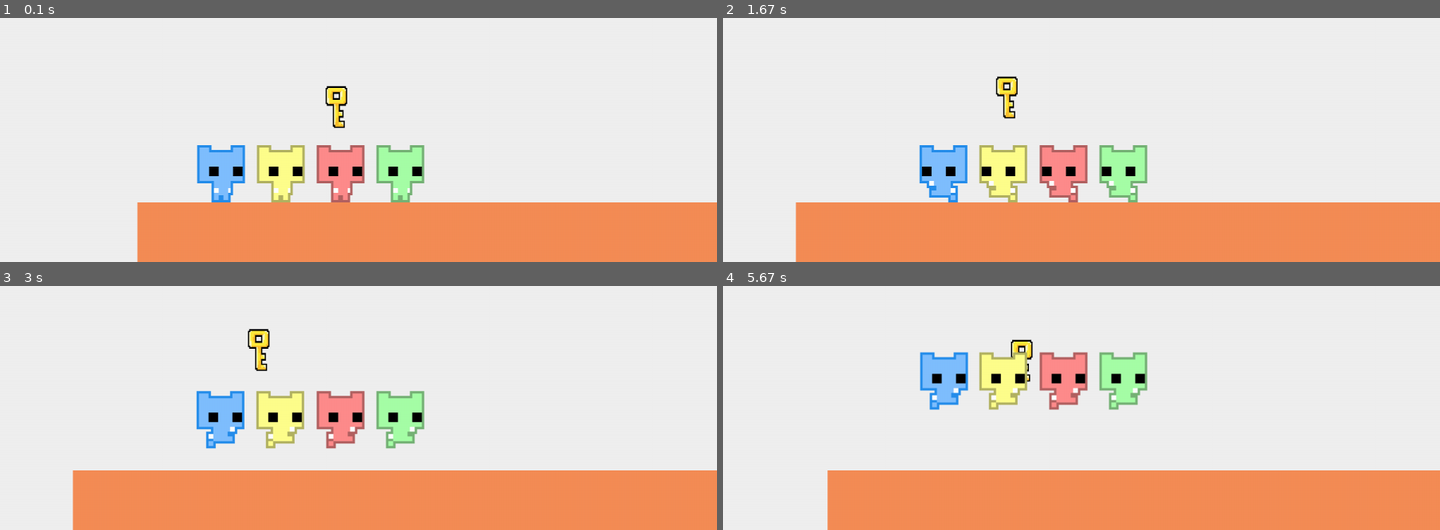
Above: before the commit, frames 1-4 (two rows, left to right).
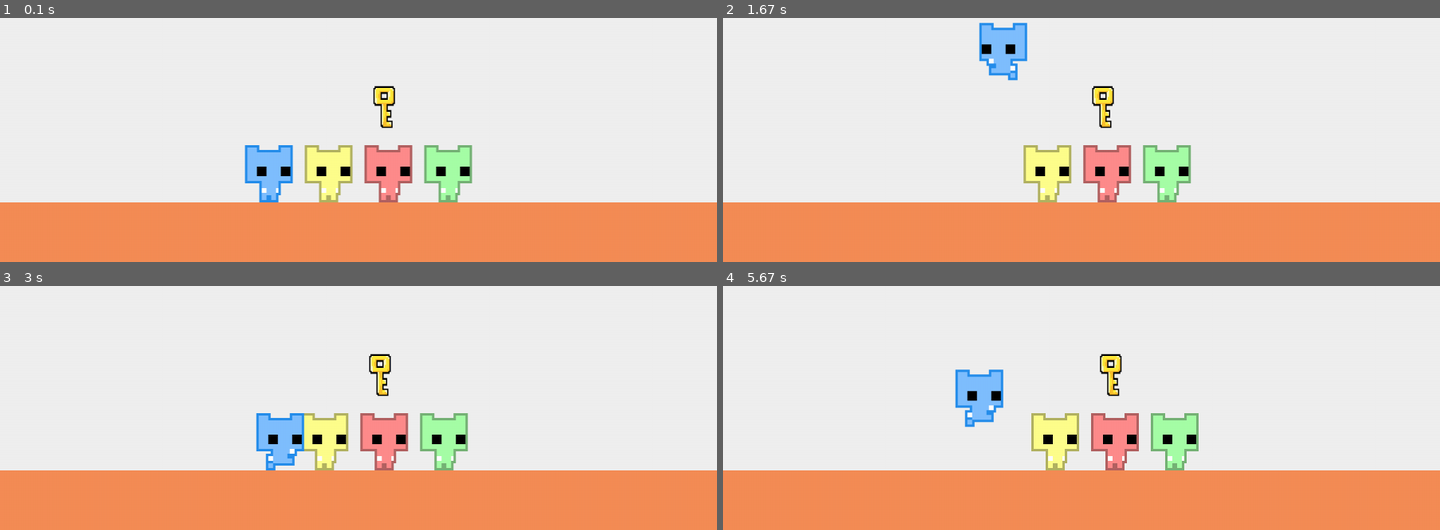
Above: after the commit, the same moments.

Repository: Jaden505/Pico-MAPPO
Game: pygame game, started from play_with_agents.py
Same seed, same stepped clock (60 frames per second), same inputs: the game is played once before the commit and once after it.
Inputs:
- Up to frame 1 (0.1 s): no input
- Up to frame 2 (1.67 s): hold Right 0.33-0.8 s; hold Right 0.83-1.3 s; tap Space at 0.9, 1.2, 1.4 s; hold Left from 1.33 s (still down)
- Up to frame 3 (3 s): tap Space at 1.7, 1.97, 2.27, 2.4, 2.7 s; release Left at 1.87 s; hold Left 1.9-2.3 s; hold Right 2.33-2.97 s
- Up to frame 4 (5.67 s): hold Left 3-3.47 s; tap Space at 3.07, 3.37, 3.57, 3.87, 4.07, 4.37, 4.57, 4.87, 5.13, 5.43, 5.57 s; hold Right 3.5-3.97 s; hold Right 4-4.47 s; hold Left 4.5-5.03 s; hold Left 5.07-5.47 s; hold Right from 5.5 s (still down)

The runs differ from the first frame. In frame 1, 13% of the frame differs, in the area x 0-66%, y 27-100%; in frame 2, 11%; in frame 3, 11%; in frame 4, 13%, in the area x 0-67%, y 21-100%.

Commit message:
minor bug fixes

Diff:
--- a/Game/env.py
+++ b/Game/env.py
@@ -121,8 +121,6 @@
 
         self.reward -= 0.05  # Small penalty for each step taken
 
-        print([(a.x, a.id) for a in self.agents])  # Debugging output
-
         if not self.agents:  # All agents have exited through the door
             self.done = True
             pygame.quit()
--- a/Game/game.py
+++ b/Game/game.py
@@ -92,8 +92,8 @@
                     sys.exit()
 
                 action = event_to_action(event, self.player.vx)
-                for a in self.agents_and_player:
-                    a.handle_input(action, dt)
+
+                self.player.handle_input(action, dt)
 
             if not self.agents_and_player:  # All agents have exited through the door
                 self.exit()
--- a/Game/levels.py
+++ b/Game/levels.py
@@ -16,7 +16,7 @@
 
     # Level 1 – Basic key pickup
     levels.append({
-        "static_obstacles": [pygame.Rect(0, 700, 2000, 100)],
+        "static_obstacles": [pygame.Rect(-500, 700, 2500, 100)],
         "door": Door((1800, 700)),
         "key": Key((300, 500)),
         "button": None
--- a/Game/utils.py
+++ b/Game/utils.py
@@ -29,7 +29,7 @@
     del pxarray
     return surface
 
-def find_outer_x_limits(player_agents, screen_width):
+def find_outer_x_limits(player_agents, screen_width, sprite_width=80):
     """Find the mutual x center of all player agents."""
     if not player_agents:
         return 0
@@ -38,12 +38,11 @@
     x_positions = [a.x for a in player_agents]
 
     # find mutual center of positions
-    padding = screen_width * 0.1
-    sum_x = sum(x_positions)
-    xmin_limit = sum_x / len(x_positions) - screen_width / 2 + padding
-    xmax_limit = sum_x / len(x_positions) + screen_width / 2 + padding
+    avg_pos = sum(x_positions) / len(x_positions)
+    xmin_limit = avg_pos - screen_width / 2 + (sprite_width / 2)
+    xmax_limit = avg_pos + screen_width / 2 - (sprite_width / 2)
+
     return xmin_limit, xmax_limit
-
 
 
 def event_to_action(event, vx):
